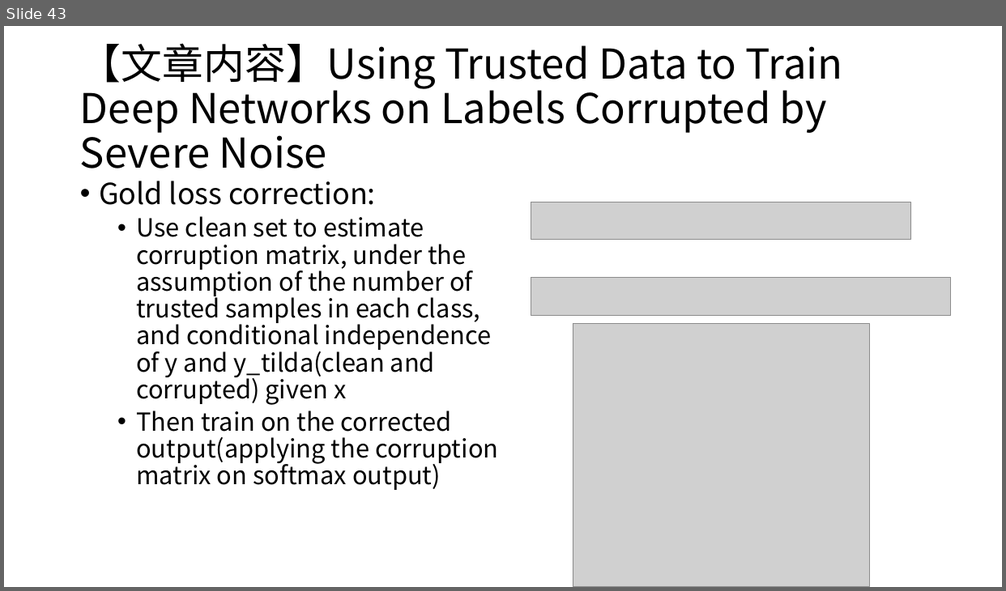
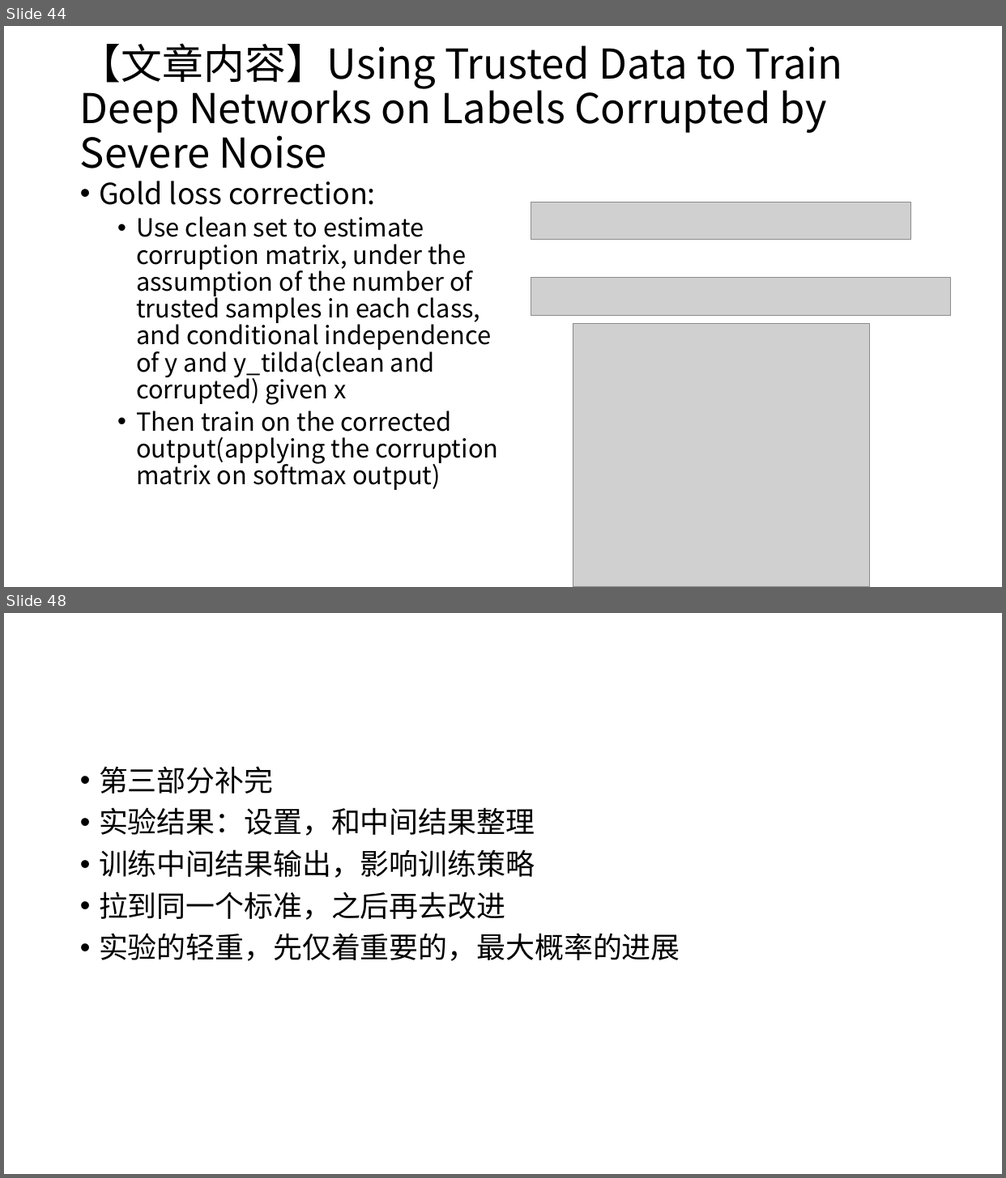
Before and after one commit to Adamli12/Uncertainty-quantification, a slide deck: all_thoughts.pptx. Shown one above the other, each under a label of ours: slide 43 before the commit, slides 44 and 48 after it; the slides between them are not shown. The pictures are 1006x591 and 1006x1178 pixels, drawn with LibreOffice and Linux fonts; fonts in the diff are those of the drawing; grey boxes stand for pictures. Boxes give left, top, right and bottom in pixels: in the first picture for what was removed or moved away, otherwise in the second. Text is boxed around its words. In the diff, an @@ line names an element or a change of style, - is before the commit and + after.

```diff
--- a/all_thoughts.pptx
+++ b/all_thoughts.pptx
@@ slide 48 added at (4,613,1002,1174), background #FFFFFF @@
@@ text added at (99,766,680,961), 28 pt, text #000000 @@
+• 第三部分补完
+• 实验结果：设置，和中间结果整理
+• 训练中间结果输出，影响训练策略
+• 拉到同一个标准，之后再去改进
+• 实验的轻重，先仅着重要的，最大概率的进展
@@ what was slide 43 is now slide 44 @@
```
Also in this commit, not shown: 5 other slides added, 6 other files.
